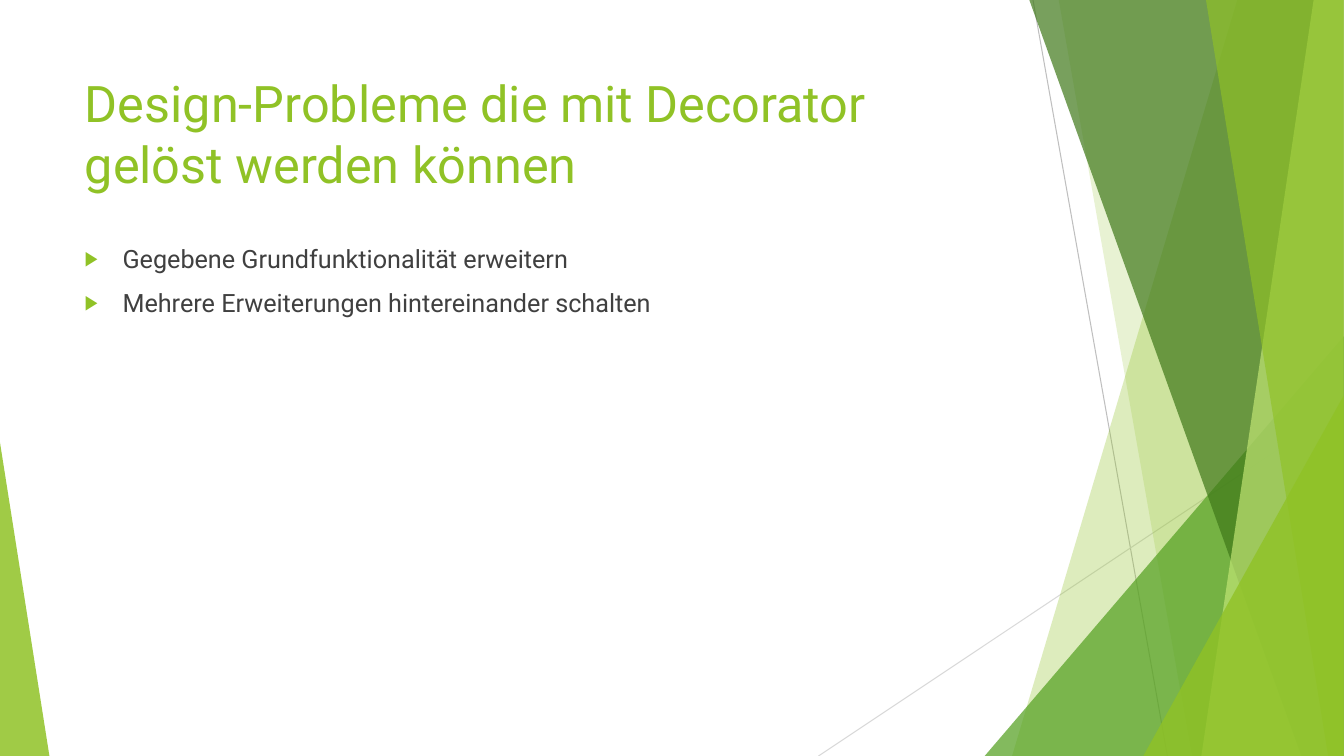
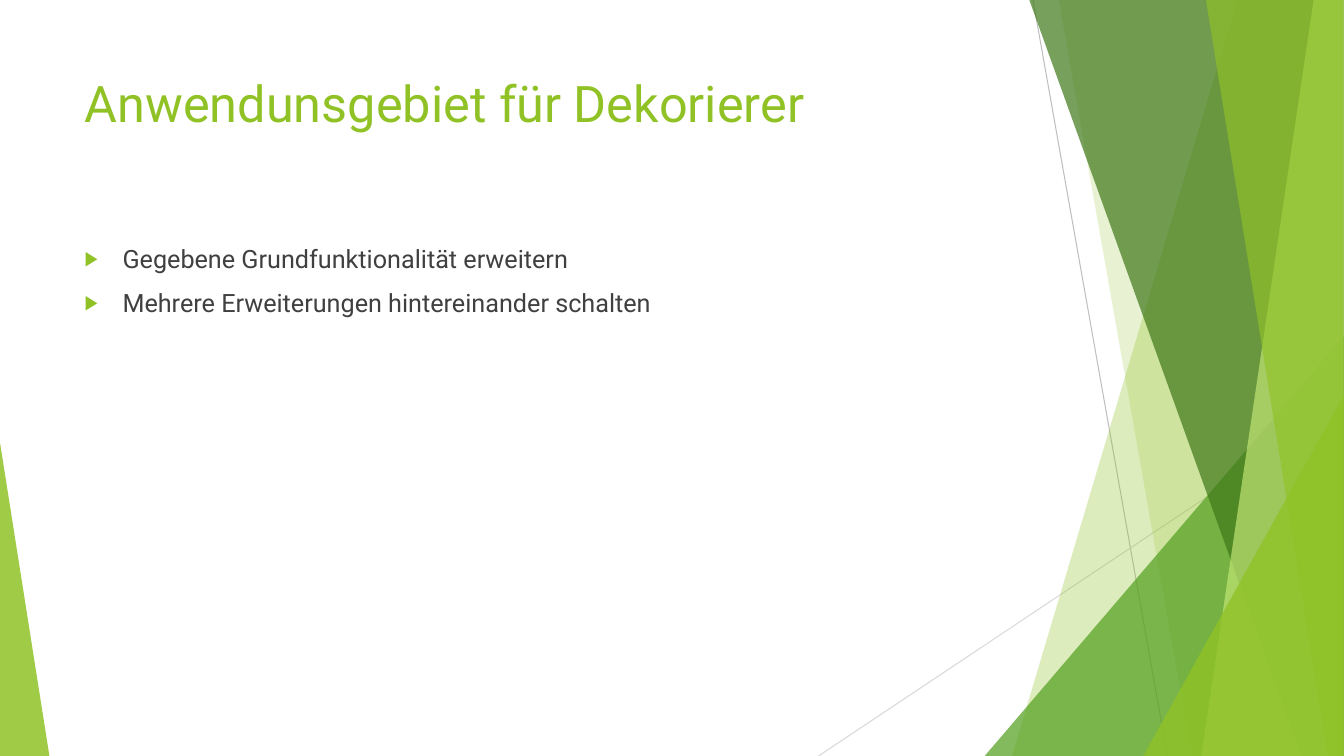
Before and after one commit to lants1/ch.bfh.bti7081.s2013.green, a slide deck: slide 2 of ch.bfh.bti7081.s2013.green/doc/task13/Task13_Präsentation.pptx. Drawn at 1344x756 pixels with LibreOffice and Linux fonts; fonts in the diff are those of the drawing; background and template pictures are left out. Boxes give left, top, right and bottom in pixels: in the first picture for what was removed or moved away, otherwise in the second. Text is boxed around its words. In the diff, an @@ line names an element or a change of style, - is before the commit and + after.

```diff
--- a/ch.bfh.bti7081.s2013.green/doc/task13/Task13_Präsentation.pptx
+++ b/ch.bfh.bti7081.s2013.green/doc/task13/Task13_Präsentation.pptx
@@ title at (x1=85, y1=83, x2=804, y2=133): text changed @@
-Design-Probleme die mit Decorator gelöst werden können
+Anwendunsgebiet für Dekorierer
```
Also in this commit, not shown: 1 other slide changed, 8 slides added, 1 slide removed, 1 other file.
